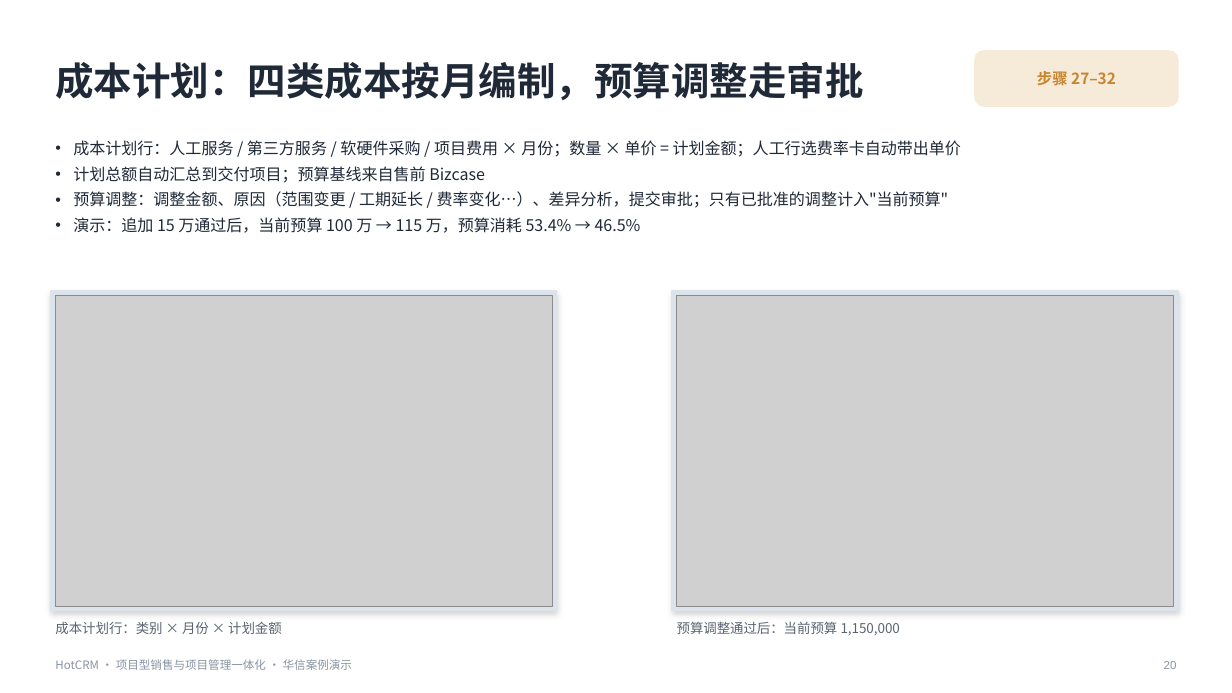
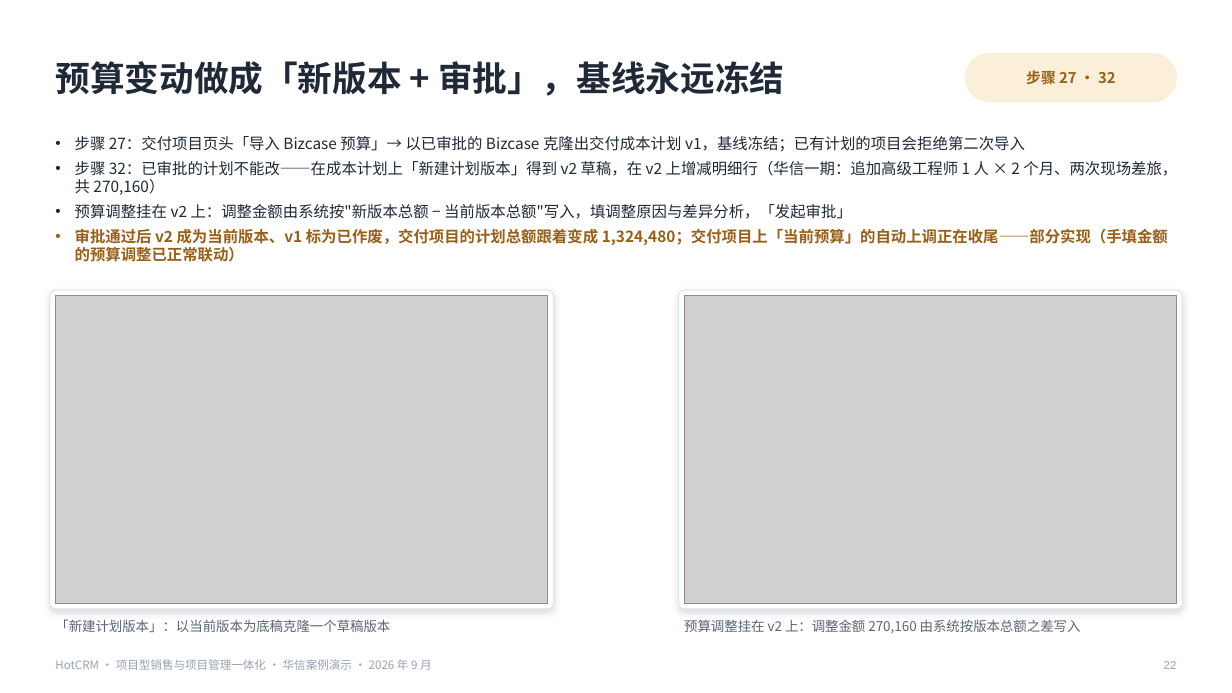
Before and after one commit to sunhaolin/hotcrm, a slide deck: slide 22 of docs/demo/psa-presales/客户汇报-华信案例.pptx (slide 20 before the commit). Drawn at 1232x693 pixels with LibreOffice and Linux fonts; fonts in the diff are those of the drawing; grey boxes stand for pictures. Boxes give left, top, right and bottom in pixels: in the first picture for what was removed or moved away, otherwise in the second. Text is boxed around its words. In the diff, an @@ line names an element or a change of style, - is before the commit and + after.

```diff
--- a/docs/demo/psa-presales/客户汇报-华信案例.pptx
+++ b/docs/demo/psa-presales/客户汇报-华信案例.pptx
@@ rounded rectangle: place and size @@
-rounded rectangle at box(975, 51, 1178, 106)
+rounded rectangle at box(966, 54, 1177, 102)
@@ rounded rectangle at box(966, 54, 1177, 102): fill #F6EAD8 to #FBEFD9; outline #F6EAD8 1 pt to #FBEFD9 1 pt; proportions changed @@
@@ text at box(55, 61, 785, 96): text changed; size 30 to 27 pt @@
-成本计划：四类成本按月编制，预算调整走审批
+预算变动做成「新版本 + 审批」，基线永远冻结
@@ text at box(1026, 70, 1115, 84): text changed; size 12 to 11.5 pt; text colour #C8842E to #9A5F16 @@
-步骤 27–32
+步骤 27 · 32
@@ text at box(75, 136, 1177, 262): text changed; size 12.5 to 12 pt @@
-• 成本计划行：人工服务 / 第三方服务 / 软硬件采购 / 项目费用 × 月份；数量 × 单价 = 计划金额；人工行选费率卡自动带出单价
-• 计划总额自动汇总到交付项目；预算基线来自售前 Bizcase
-• 预算调整：调整金额、原因（范围变更 / 工期延长 / 费率变化…）、差异分析，提交审批；只有已批准的调整计入"当前预算"
-• 演示：追加 15 万通过后，当前预算 100 万 → 115 万，预算消耗 53.4% → 46.5%
+• 步骤 27：交付项目页头「导入 Bizcase 预算」→ 以已审批的 Bizcase 克隆出交付成本计划 v1，基线冻结；已有计划的项目会拒绝第二次导入
+• 步骤 32：已审批的计划不能改——在成本计划上「新建计划版本」得到 v2 草稿，在 v2 上增减明细行（华信一期：追加高级工程师 1 人 × 2 个月、两次现场差旅，共 270,160）
+• 预算调整挂在 v2 上：调整金额由系统按"新版本总额 − 当前版本总额"写入，填调整原因与差异分析，「发起审批」
+• 审批通过后 v2 成为当前版本、v1 标为已作废，交付项目的计划总额跟着变成 1,324,480；交付项目上「当前预算」的自动上调正在收尾——部分实现（手填金额的预算调整已正常联动）
@@ rounded rectangle added at box(50, 290, 554, 609), fill #FFFFFF, outline #DDE3EB 0.75 pt @@
@@ rectangle removed at box(51, 291, 557, 611) @@
@@ picture: place and size @@
-picture at box(55, 296, 553, 606)
+picture at box(55, 296, 548, 604)
@@ rectangle removed at box(672, 291, 1178, 611) @@
@@ rounded rectangle added at box(678, 290, 1182, 609), fill #FFFFFF, outline #DDE3EB 0.75 pt @@
@@ picture: place and size @@
-picture at box(677, 296, 1174, 606)
+picture at box(685, 296, 1177, 604)
@@ text removed at box(55, 621, 282, 634) @@
-成本计划行：类别 × 月份 × 计划金额
@@ text added at box(55, 619, 390, 632), 10.5 pt, text #5B6572 @@
+「新建计划版本」：以当前版本为底稿克隆一个草稿版本
@@ text at box(684, 619, 1081, 633): text changed @@
-预算调整通过后：当前预算 1,150,000
+预算调整挂在 v2 上：调整金额 270,160 由系统按版本总额之差写入
@@ text at box(55, 659, 432, 670): text changed; text colour #8A94A3 to #98A2B3 @@
-HotCRM · 项目型销售与项目管理一体化 · 华信案例演示
+HotCRM · 项目型销售与项目管理一体化 · 华信案例演示 · 2026 年 9 月
@@ text at box(1164, 661, 1177, 669): text changed; text colour #8A94A3 to #98A2B3 @@
-20
+22
```
Also in this commit, not shown: 31 other slides changed, 3 slides added, 49 other files.
